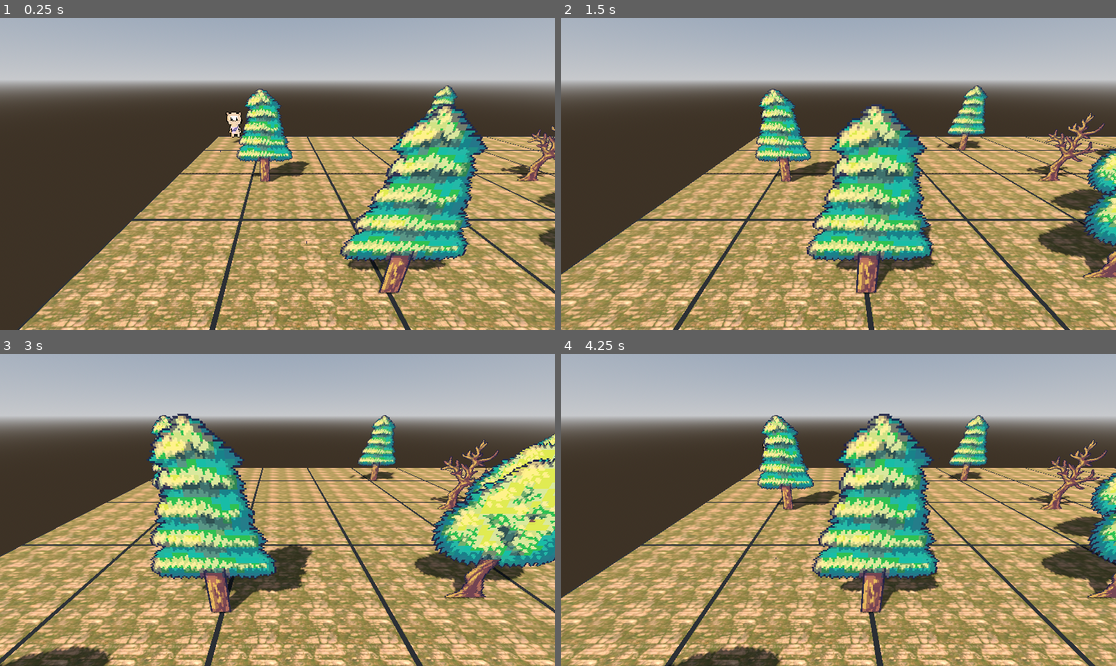
Above: before the commit, frames 1-4 (two rows, left to right).
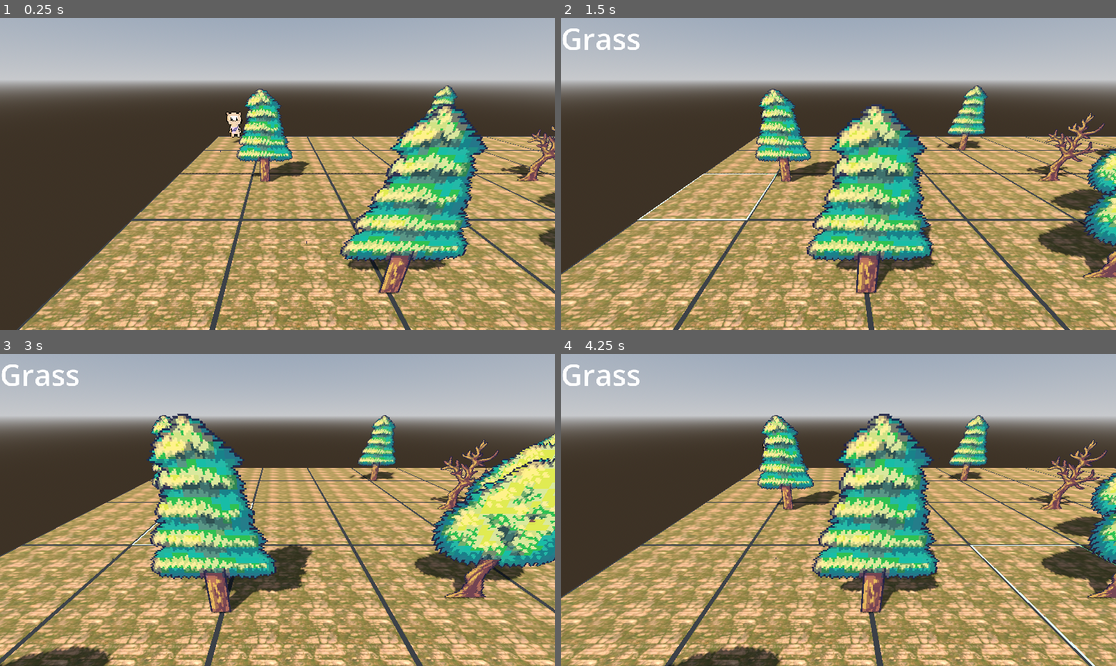
Above: after the commit, the same moments.

Repository: Nashi1337/GameStudio2024
Game: Godot game, scene res://Scenes/battle_map.tscn
Same seed, same stepped clock (60 frames per second), same inputs: the game is played once before the commit and once after it.
Inputs (mouse positions are in pixels of both pictures, inside the frame that each line leads up to):
- Up to frame 1 (0.25 s): no input
- Up to frame 2 (1.5 s): tap Enter at 0.5 s; move the mouse to (960, 158) at 0.52 s; hold D 0.53-1.25 s; click (960, 158) at 0.6 s; drag from (727, 189) to (810, 236) at 1.27 s
- Up to frame 3 (3 s): tap Space at 2 s; move the mouse to (333, 441) at 2.02 s; hold D 2.03-2.75 s; tap Q at 2.1 s; click (333, 441) at 2.3 s; drag from (249, 572) to (111, 463) at 2.77 s
- Up to frame 4 (4.25 s): tap Enter at 3.5 s; move the mouse to (1005, 556) at 3.52 s; hold A from 3.53 s (still down); tap Shift at 3.6 s; click (1005, 556) at 3.8 s

The runs differ from the first frame. In frame 1, less than 0.1% of the frame differs, in the area x 89-90%, y 53-54%; in frame 2, 0.5%; in frame 3, 0.4%; in frame 4, 0.6%, in the area x 0-100%, y 3-100%.

Commit message:
added highlights for hovered and in range tiles

Diff:
--- a/untitled-strategy-rpg/Scenes/battle_map.tscn
+++ b/untitled-strategy-rpg/Scenes/battle_map.tscn
@@ -1,8 +1,9 @@
-[gd_scene load_steps=7 format=3 uid="uid://52vnqm4yfu2r"]
+[gd_scene load_steps=8 format=3 uid="uid://52vnqm4yfu2r"]
 
 [ext_resource type="Script" path="res://Scripts/battle_map.gd" id="1_jd12p"]
 [ext_resource type="PackedScene" uid="uid://bgbew5ktc0pta" path="res://Scenes/player.tscn" id="2_cglfe"]
 [ext_resource type="Script" path="res://Scripts/camera_3d.gd" id="3_702gt"]
+[ext_resource type="PackedScene" uid="uid://dlenbvi6fcvnw" path="res://Scenes/hud.tscn" id="4_5xraq"]
 
 [sub_resource type="ProceduralSkyMaterial" id="ProceduralSkyMaterial_28tpj"]
 
@@ -37,3 +38,7 @@
 visible = false
 light_energy = 10.535
 shadow_enabled = true
+
+[node name="CanvasLayer" type="CanvasLayer" parent="."]
+
+[node name="HUD" parent="CanvasLayer" instance=ExtResource("4_5xraq")]
--- a/untitled-strategy-rpg/Scenes/ground_tile.tscn
+++ b/untitled-strategy-rpg/Scenes/ground_tile.tscn
@@ -40,3 +40,5 @@
 mesh = SubResource("BoxMesh_svtpd")
 
 [connection signal="input_event" from="StaticBody3D" to="." method="_on_static_body_3d_input_event"]
+[connection signal="mouse_entered" from="StaticBody3D" to="." method="_on_static_body_3d_mouse_entered"]
+[connection signal="mouse_exited" from="StaticBody3D" to="." method="_on_static_body_3d_mouse_exited"]
--- /dev/null
+++ b/untitled-strategy-rpg/Scenes/hud.tscn
@@ -0,0 +1,12 @@
+[gd_scene load_steps=2 format=3 uid="uid://dlenbvi6fcvnw"]
+
+[sub_resource type="LabelSettings" id="LabelSettings_e2mgc"]
+font_size = 61
+
+[node name="HUD" type="Node2D"]
+
+[node name="TileInfo" type="Label" parent="."]
+offset_right = 40.0
+offset_bottom = 23.0
+text = "text"
+label_settings = SubResource("LabelSettings_e2mgc")
--- a/untitled-strategy-rpg/Scripts/battle_map.gd
+++ b/untitled-strategy-rpg/Scripts/battle_map.gd
@@ -17,7 +17,7 @@
 		for y in range(grid_size.y):
 			var tile_instance = tile_scene.instantiate()  # Create an instance of the tile
 			add_child(tile_instance)  # Add the tile to the scene
-
+			tile_instance.add_to_group("tiles")
 			# Position the tile
 			tile_instance.transform.origin = Vector3(x * tile_spacing, 0, y * tile_spacing)
 
--- a/untitled-strategy-rpg/Scripts/ground_tile.gd
+++ b/untitled-strategy-rpg/Scripts/ground_tile.gd
@@ -2,19 +2,31 @@
 
 var grid_position : Vector2
 var selected_player: Node3D
+var original_color : Color
+var highlight_color : Color = Color(0.5,0.8,0.5)
+var in_range_color : Color = Color(0.278,0.522,0.959)
+var border_material : StandardMaterial3D
+var type : String
+var grid_coordinates = Vector2()
+var mouse_over = false
+var in_range = false
 @onready var border : MeshInstance3D
 @onready var game_manager = get_node("/root/BattleMap")
 @onready var tree_scene = preload("res://Scenes/tree.tscn")
+@onready var label = get_tree().root.get_node("BattleMap/CanvasLayer/HUD/TileInfo")
+@onready var camera = get_viewport().get_camera_3d()
 
 func _ready() -> void:
+	type = "Grass"
 	maybe_spawn_tree()
-	#setup_border()
+	setup_border()
+	label.visible = false
 
 func setup_border():
 	border = $Border
-	#border.scale = Vector3()
-	var border_material = StandardMaterial3D.new()
-	border_material.albedo_color = Color(0.1,0.1,0.1)
+	border_material = StandardMaterial3D.new()
+	original_color = Color(0.1,0.1,0.1)
+	border_material.albedo_color = original_color
 	border.material_override = border_material
 
 func maybe_spawn_tree():
@@ -32,8 +44,8 @@
 
 		print("Tree spawned with frame: ", tree_sprite.frame)
 
-func set_coordinates(pos : Vector2):
-	grid_position = pos
+func set_coordinates(coords: Vector2):
+	grid_coordinates = coords
 
 func _on_static_body_3d_input_event(camera: Node, event: InputEvent, event_position: Vector3, normal: Vector3, shape_idx: int) -> void:
 	if Input.is_action_just_pressed("ui_leftMouseClick"):
@@ -42,3 +54,27 @@
 			var destination = global_transform.origin
 			selected_player.call("move_to_position", destination)
 			print("Tile clicked at: ", grid_position)
+
+
+func _on_static_body_3d_mouse_entered() -> void:
+	mouse_over = true
+	border_material.albedo_color = highlight_color
+	label.text = type
+	label.visible = true
+
+func _on_static_body_3d_mouse_exited() -> void:
+	if mouse_over and not in_range:
+		remove_highlight()
+		label.visible = false
+		mouse_over=false
+	elif mouse_over and in_range:
+		label.visible = false
+		mouse_over = false
+		highlight()
+
+func highlight():
+	in_range = true
+	border_material.albedo_color = in_range_color
+
+func remove_highlight():
+	border_material.albedo_color = original_color
--- a/untitled-strategy-rpg/Scripts/player.gd
+++ b/untitled-strategy-rpg/Scripts/player.gd
@@ -2,38 +2,50 @@
 
 var selected = false
 var path_follow : PathFollow3D
+var selected_tile = null
 @onready var game_manager = get_node("/root/BattleMap")
 var path_total_length: float = 0.0
 var go = false
+var move_range = 5
+var player_grid_position = Vector2(0,0)
 
 func _ready():
 	path_follow = $RigidBody3D/Path3D/PathFollow3D
 
+func on_tile_clicked(tile):
+	if selected and tile.is_highlighted():
+		move_player_to_tile(tile)
+
+func move_player_to_tile(tile):
+	var tile_position = tile.global_transform.origin
+	move_to_position(tile_position)
+	remove_all_highlights()
+
+func remove_all_highlights():
+	var all_tiles = get_tree().get_nodes_in_group("tiles")
+	for tile in all_tiles:
+		tile.remove_highlight()
+
 func move_to_position(destination: Vector3):
-	# Generate the path from the player's current position to the destination
 	var path = $RigidBody3D/Path3D.curve
 	path.clear_points()
-	path.add_point(global_transform.origin)  # Start from the current player position
-	path.add_point(destination)  # End at the clicked tile position
-	# Start moving along the path
-	#path_follow.set_offset(0)  # Reset the path follow position
+	path.add_point(global_transform.origin)
+	path.add_point(destination)
+
 	path_total_length = $RigidBody3D/Path3D.curve.get_baked_length()/2
-	path_follow.loop = false  # Disable looping if necessary
-	# Optionally: Use an animation or tweens to move the player along the path
-	# We'll move the player manually in the process function
+	path_follow.loop = false
 	go = true
 	print("Moving to: ", destination)
 
 func _process(delta):
-	# Move the player along the path
 	if selected and path_follow and go:
-		path_follow.progress += 10 * delta  # Adjust speed as needed
+		path_follow.progress += 10 * delta
 		global_transform.origin = path_follow.position
 		print("Progress: ", path_follow.progress)
 		print("Total length: ", path_total_length)
 		if path_follow.progress >= path_total_length:
 			print("unit should stop")
-			selected = false  # Deselect when the movement is complete
+			selected = false
 			game_manager.call("select_unit", null)
 			go = false
 			path_follow.progress = path_total_length
@@ -43,3 +55,17 @@
 	if event is InputEventMouseButton and event.button_index == MOUSE_BUTTON_LEFT and event.pressed:
 		game_manager.call("select_unit", self)
 		selected = true
+		highlight_tiles_in_range()
+
+func highlight_tiles_in_range():
+	var all_tiles = get_tree().get_nodes_in_group("tiles")
+	for tile in all_tiles:
+		var tile_coords = tile.grid_coordinates
+		var distance = calculate_manhattan_distance(player_grid_position,tile_coords)
+		if distance <= move_range:
+			tile.highlight()
+		else: tile.remove_highlight()
+
+
+func calculate_manhattan_distance(start_coords:Vector2, target_coords:Vector2)-> int:
+	return abs(start_coords.x - target_coords.x) + abs(start_coords.y - target_coords.y)
